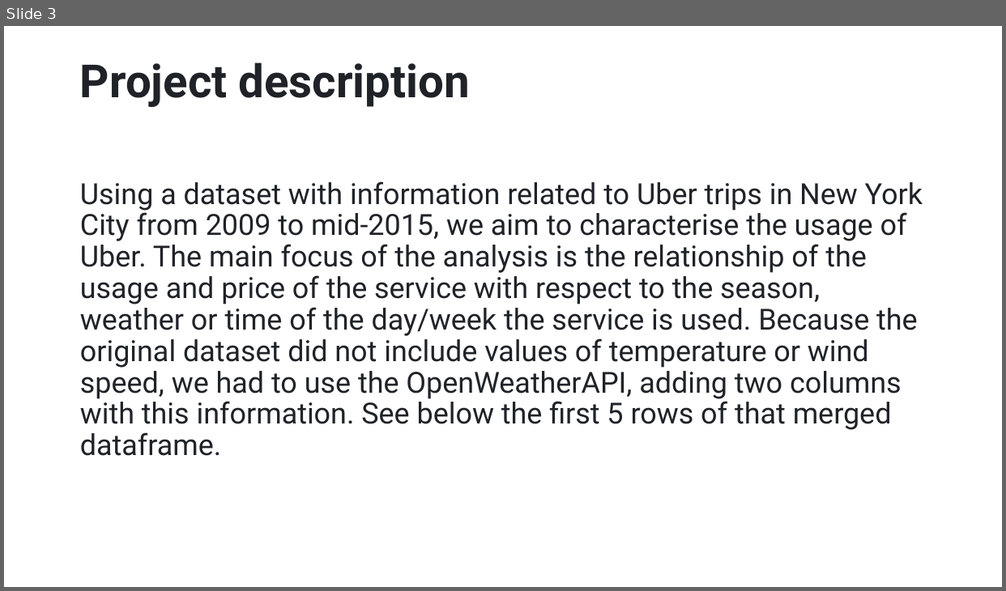
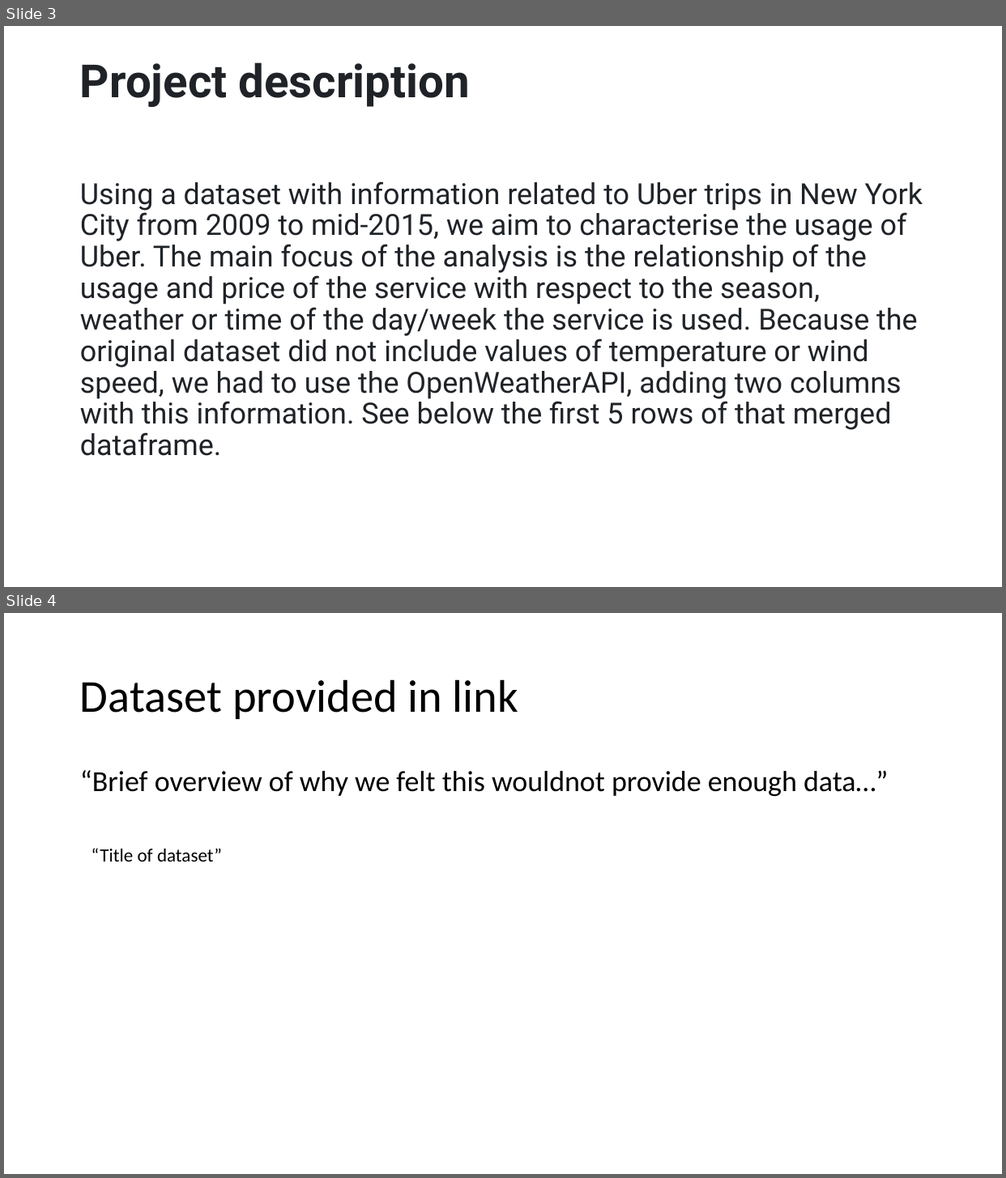
Before and after one commit to leedavidarmstrong/project-one, a slide deck: Characterisation_of_Uber_usage.pptx. Shown one above the other, each under a label of ours: slide 3 before the commit, slides 3 and 4 after it. The pictures are 1006x591 and 1006x1178 pixels, drawn with LibreOffice and Linux fonts; fonts in the diff are those of the drawing. Boxes give left, top, right and bottom in pixels: in the first picture for what was removed or moved away, otherwise in the second. Text is boxed around its words. In the diff, an @@ line names an element or a change of style, - is before the commit and + after.

```diff
--- a/Characterisation_of_Uber_usage.pptx
+++ b/Characterisation_of_Uber_usage.pptx
@@ slide 4 added at bbox=[4, 613, 1002, 1174], background #FFFFFF @@
@@ title added at bbox=[80, 679, 518, 719], 44 pt, text #000000 @@
+Dataset provided in link
@@ text added at bbox=[80, 770, 888, 796], 28 pt, text #000000 @@
+“Brief overview of why we felt this wouldnot provide enough data…”
@@ text added at bbox=[91, 848, 222, 862], 18 pt, text #000000 @@
+“Title of dataset”
```
Also in this commit, not shown: 2 slides changed, 32 other slides added.
